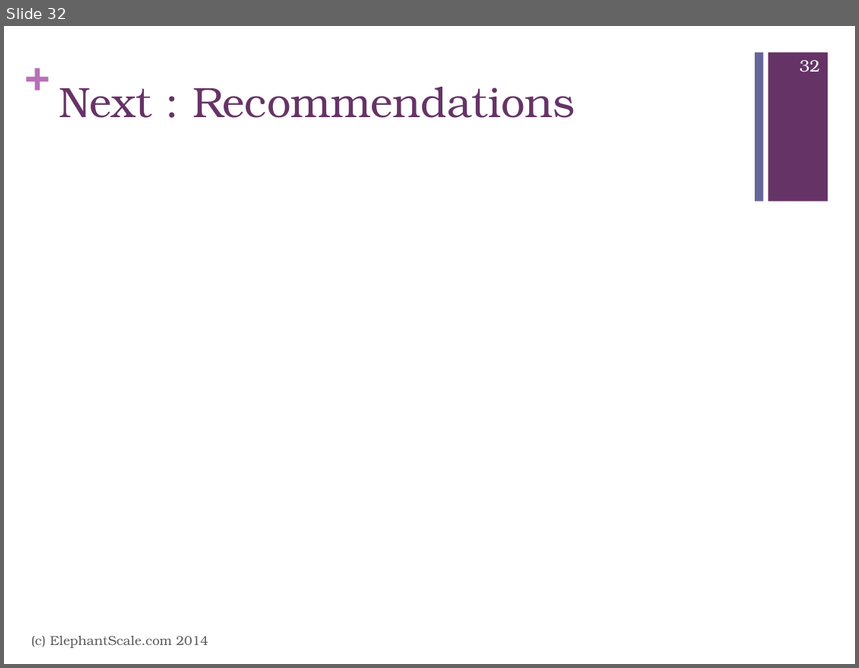
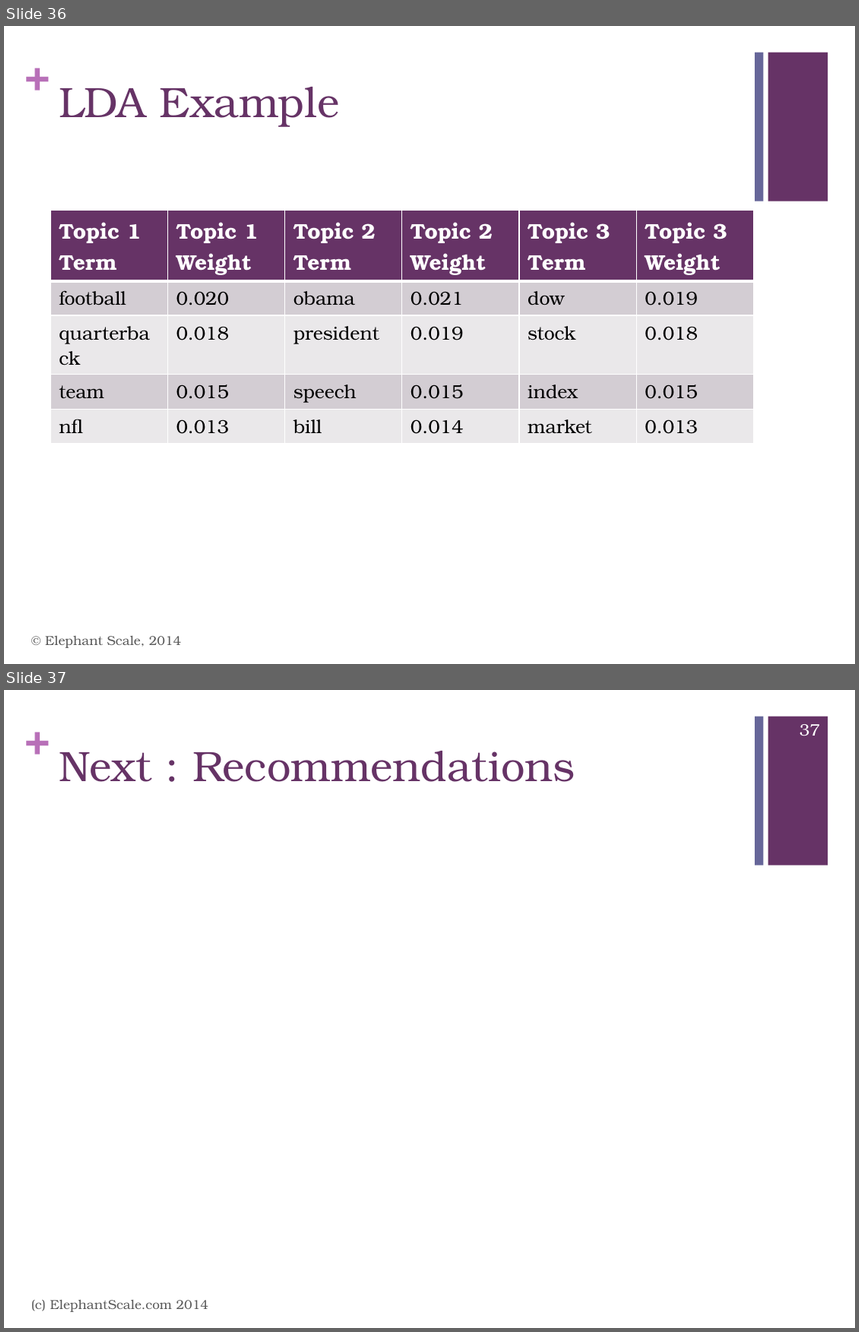
Before and after one commit to mattvinks/spark-labs, a slide deck: slides/MLLib.pptx. Shown one above the other, each under a label of ours: slide 32 before the commit, slides 36 and 37 after it. The pictures are 859x668 and 859x1332 pixels, drawn with LibreOffice and Linux fonts; fonts in the diff are those of the drawing. Boxes give left, top, right and bottom in pixels: in the first picture for what was removed or moved away, otherwise in the second. Text is boxed around its words. In the diff, an @@ line names an element or a change of style, - is before the commit and + after.

Commit message:
Added more code examples for MLLib

```diff
--- a/slides/MLLib.pptx
+++ b/slides/MLLib.pptx
@@ slide 36 added at bbox=[4, 26, 855, 664], background #FFFFFF; not listed: 3 template elements that a slide beside it also shows @@
@@ title added at bbox=[59, 87, 340, 127], 36 pt, text #663366 @@
+LDA Example
@@ table added at bbox=[51, 211, 756, 437], 5 rows, 6 columns @@
+Topic 1 Term | Topic 1 Weight | Topic 2 Term | Topic 2 Weight | Topic 3 Term | Topic 3 Weight
+football | 0.020 | obama | 0.021 | dow | 0.019
+quarterback | 0.018 | president | 0.019 | stock | 0.018
+team | 0.015 | speech | 0.015 | index | 0.015
+nfl | 0.013 | bill | 0.014 | market | 0.013
@@ text added at bbox=[45, 636, 182, 648], 11 pt, text #595959 @@
+© Elephant Scale, 2014
@@ what was slide 32 is now slide 37 @@
@@ page number at bbox=[800, 724, 820, 736]: text changed @@
-32
+37
```
Also in this commit, not shown: 7 slides changed, 6 other slides added.
